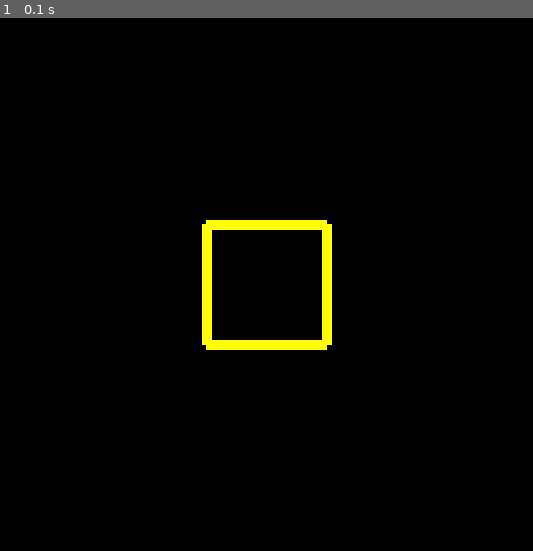
Above: before the commit, frame 1.
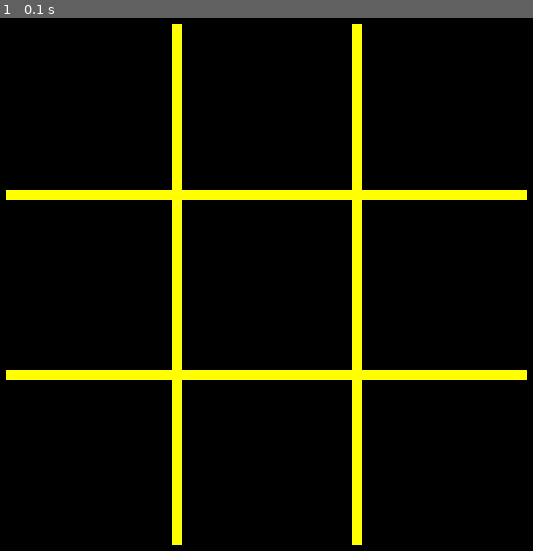
Above: after the commit, the same moment.

Repository: SaulRuizS/Tictactoe
Game: pygame game, started from tictactoe_python.py
The game is run twice, just before and just after one commit, with the same random seed, the same clock (stepped at 60 frames per second) and the same inputs.
Inputs:
- Up to frame 1 (0.1 s): no input

The runs differ from the first frame. In frame 1, 8.9% of the frame differs, in the area x 1-99%, y 1-99%.

Commit message:
Grid position fix

Diff:
--- a/grid.py
+++ b/grid.py
@@ -6,16 +6,18 @@
 
     screen = 0
     grid_color = 0
-    padding = 0
+    screen_padding = 0
+    line_padding = 0
     screen_width = 0
     screen_height = 0
     line_width = 0
 
 
-    def __init__(self, screen, grid_color, padding, screen_width, screen_height, line_width):
+    def __init__(self, screen, grid_color, screen_padding, line_padding, screen_width, screen_height, line_width):
         self.screen = screen
         self.grid_color = grid_color
-        self.padding = padding
+        self.screen_padding = screen_padding
+        self.line_padding = line_padding
         self.screen_width = screen_width
         self.screen_height = screen_height
         self.line_width = line_width
@@ -23,13 +25,13 @@
     def Draw(self):
 
         #TOP GRID LINE
-        pygame.draw.line(self.screen, self.grid_color, (0 + self.padding,0 + self.padding), (self.screen_width - self.padding, 0 + self.padding), self.line_width)
+        pygame.draw.line(self.screen, self.grid_color, (self.screen_padding,self.line_padding), (self.screen_width - self.screen_padding,self.line_padding), self.line_width)
+
+        #LEFT GRID LINE
+        pygame.draw.line(self.screen, self.grid_color, (self.line_padding,self.screen_padding), (self.line_padding, self.screen_height-self.screen_padding), self.line_width)
+
+        #BOTTOM GRID LINE
+        pygame.draw.line(self.screen, self.grid_color, (self.screen_padding,self.screen_height - self.line_padding), (self.screen_width - self.screen_padding, self.screen_height - self.line_padding), self.line_width)
 
         #RIGHT GRID LINE
-        pygame.draw.line(self.screen, self.grid_color, (0 + self.padding,0 + self.padding), (0 + self.padding, self.screen_height-self.padding), self.line_width)
-
-        #BOTTOM GRID LINE
-        pygame.draw.line(self.screen, self.grid_color, (0 + self.padding,self.screen_height - self.padding), (self.screen_width - self.padding, self.screen_height - self.padding), self.line_width)
-
-        #LEFT GRID LINE
-        pygame.draw.line(self.screen, self.grid_color, (self.screen_width - self.padding,0 + self.padding), (self.screen_width - self.padding, self.screen_height - self.padding), self.line_width)
+        pygame.draw.line(self.screen, self.grid_color, (self.screen_width - self.line_padding,self.screen_padding), (self.screen_width - self.line_padding, self.screen_height - self.screen_padding), self.line_width)
--- a/tictactoe_python.py
+++ b/tictactoe_python.py
@@ -13,7 +13,8 @@
 
 line_length = SCREEN_HEIGHT * 0.8
 line_width = 10
-padding = 300 #(SCREEN_HEIGHT * 0.2) - (line_width/2)
+screen_padding = 100 #(SCREEN_HEIGHT * 0.2) - (line_width/2)
+line_padding = 270
 #leftPadding = 240
 #top_padding = 60
 #spaceOfLines = 50
@@ -23,7 +24,7 @@
 #pygame.Color(0,255,255)
 #pygame.Color(255,255,0)
 
-grid = Grid(screen,grid_color,padding,SCREEN_WIDTH,SCREEN_HEIGHT,line_width)
+grid = Grid(screen,grid_color,screen_padding,line_padding,SCREEN_WIDTH,SCREEN_HEIGHT,line_width)
 
 while running:
     # poll for events
